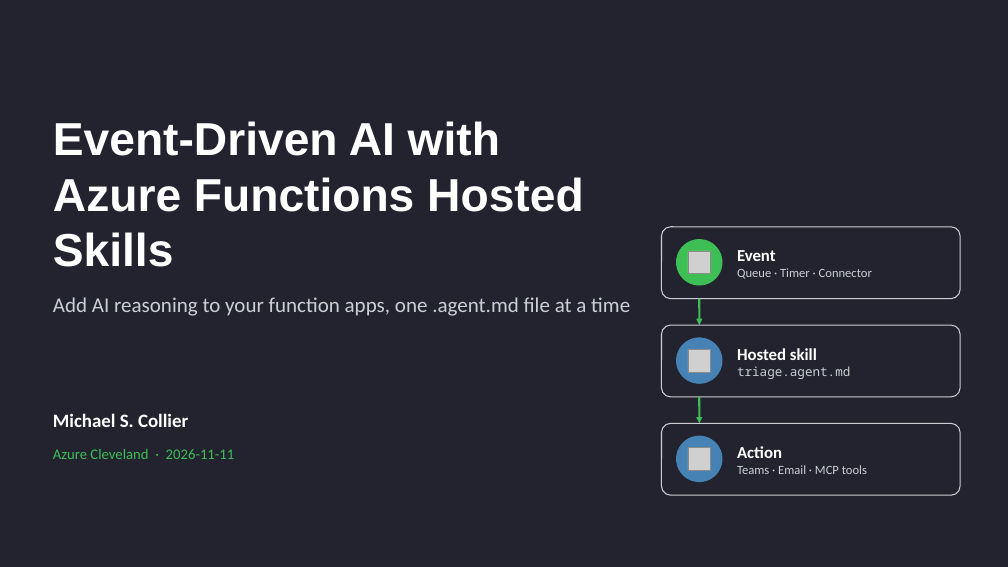
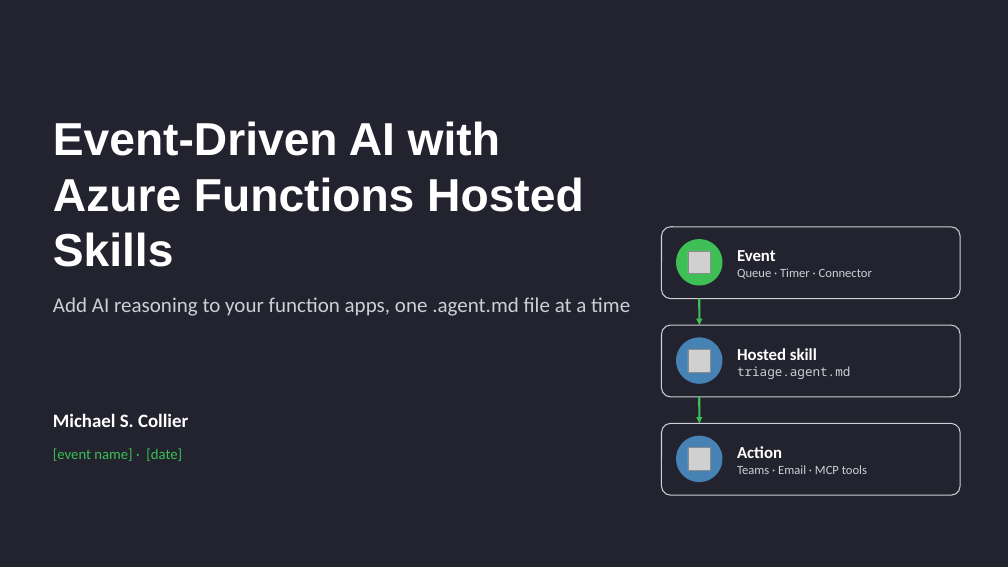
Before and after one commit to mcollier/azfunc-hosted-skills-demo, a slide deck: slide 1 of Event-Driven AI with Azure Functions Hosted Skills.pptx. Drawn at 1008x567 pixels with LibreOffice and Linux fonts; fonts in the diff are those of the drawing; grey boxes stand for pictures; background and template pictures are left out. Boxes give left, top, right and bottom in pixels: in the first picture for what was removed or moved away, otherwise in the second. Text is boxed around its words. In the diff, an @@ line names an element or a change of style, - is before the commit and + after.

Commit message:
update presentation

```diff
--- a/Event-Driven AI with Azure Functions Hosted Skills.pptx
+++ b/Event-Driven AI with Azure Functions Hosted Skills.pptx
@@ text at (53,448,182,461): text changed @@
-Azure Cleveland · 2026-11-11
+[event name] · [date]
```
Also in this commit, not shown: 10 slides removed.
